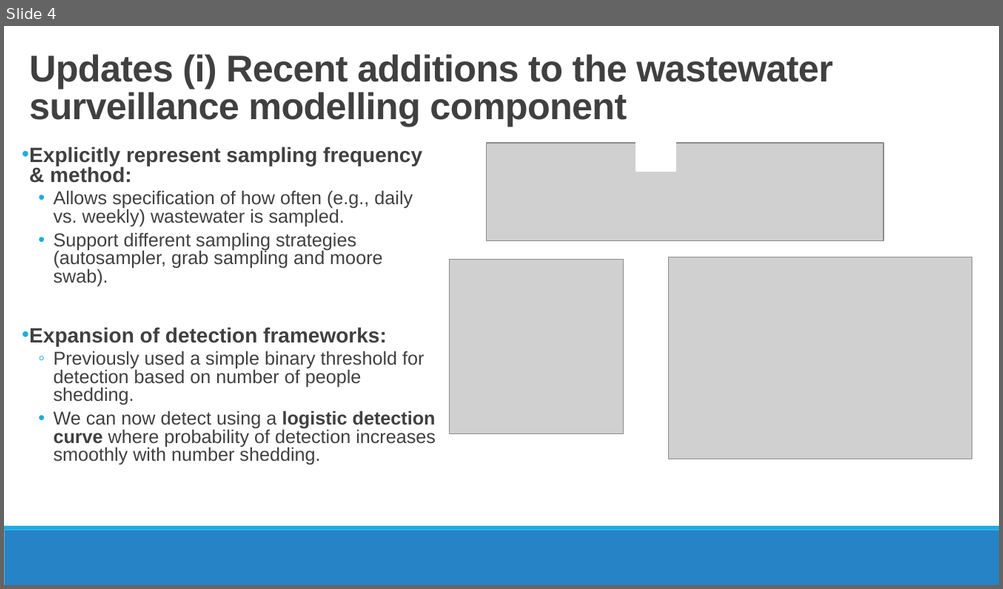
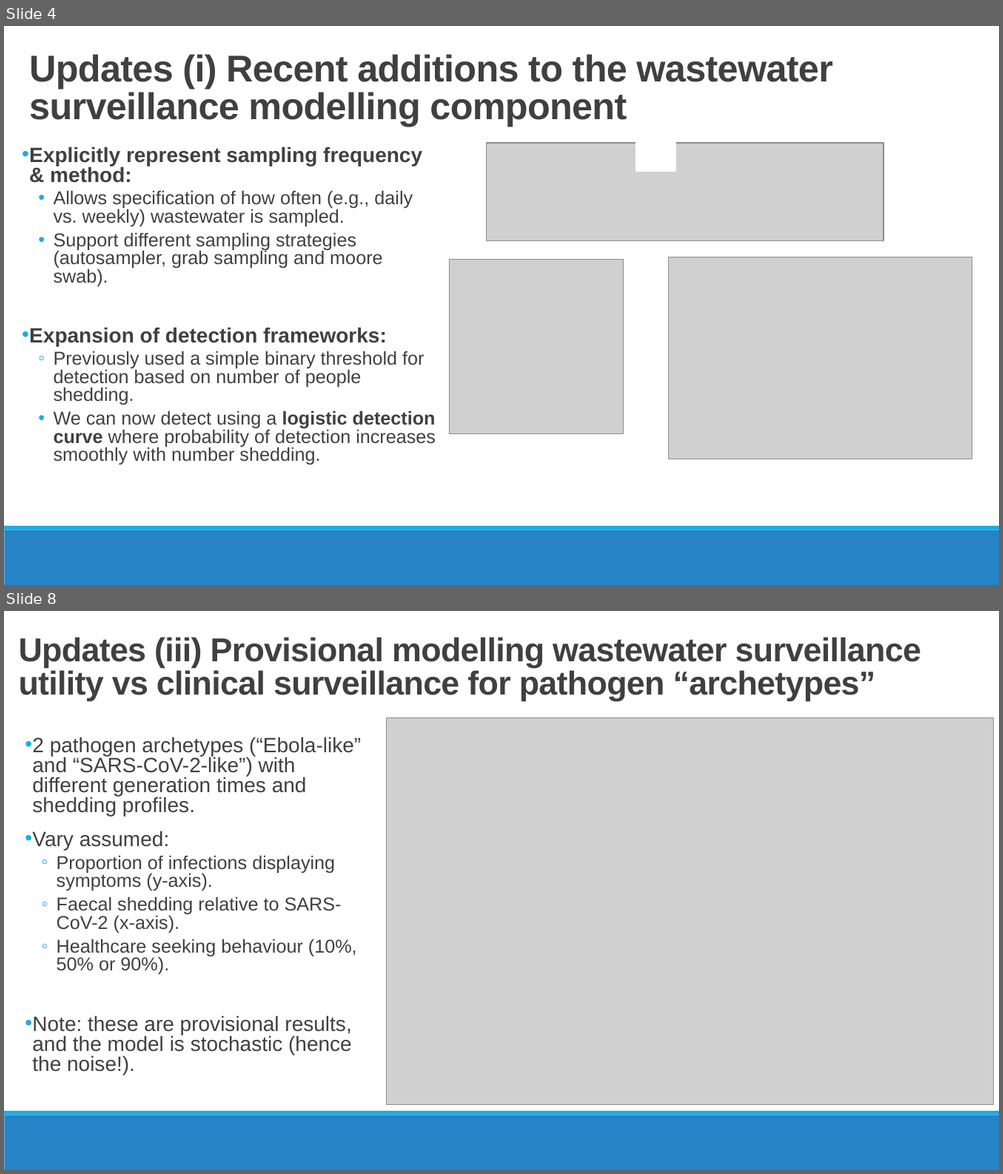
Before and after one commit to mrc-ide/wastewatchR, a slide deck: inst/presentations/CWhittaker_WASPP_YogKickoffModellingMeetingSlides_22ndJan25.pptx. Shown one above the other, each under a label of ours: slide 4 before the commit, slides 4 and 8 after it; the slides between them are not shown. The pictures are 1003x589 and 1003x1174 pixels, drawn with LibreOffice and Linux fonts; fonts in the diff are those of the drawing; grey boxes stand for pictures; background and template pictures are left out. Boxes give left, top, right and bottom in pixels: in the first picture for what was removed or moved away, otherwise in the second. Text is boxed around its words. In the diff, an @@ line names an element or a change of style, - is before the commit and + after.

```diff
--- a/inst/presentations/CWhittaker_WASPP_YogKickoffModellingMeetingSlides_22ndJan25.pptx
+++ b/inst/presentations/CWhittaker_WASPP_YogKickoffModellingMeetingSlides_22ndJan25.pptx
@@ slide 8 added at bbox=[4, 611, 999, 1170], background #FFFFFF; not listed: 2 template elements that a slide beside it also shows @@
@@ title added at bbox=[19, 637, 921, 701], 32 pt, text #404040, bold @@
+Updates (iii) Provisional modelling wastewater surveillance utility vs clinical surveillance for pathogen “archetypes”
@@ picture added at bbox=[386, 718, 993, 1105] @@
@@ text added at bbox=[25, 737, 361, 1075], 20 pt, text #404040 @@
+• 2 pathogen archetypes (“Ebola-like” and “SARS-CoV-2-like”) with different generation times and shedding profiles.
+• Vary assumed:
+  ◦ Proportion of infections displaying symptoms (y-axis).
+  ◦ Faecal shedding relative to SARS-CoV-2 (x-axis).
+  ◦ Healthcare seeking behaviour (10%, 50% or 90%).
+• Note: these are provisional results, and the model is stochastic (hence the noise!).
```
Also in this commit, not shown: 3 slides changed, 1 slide removed, 3 other files.
